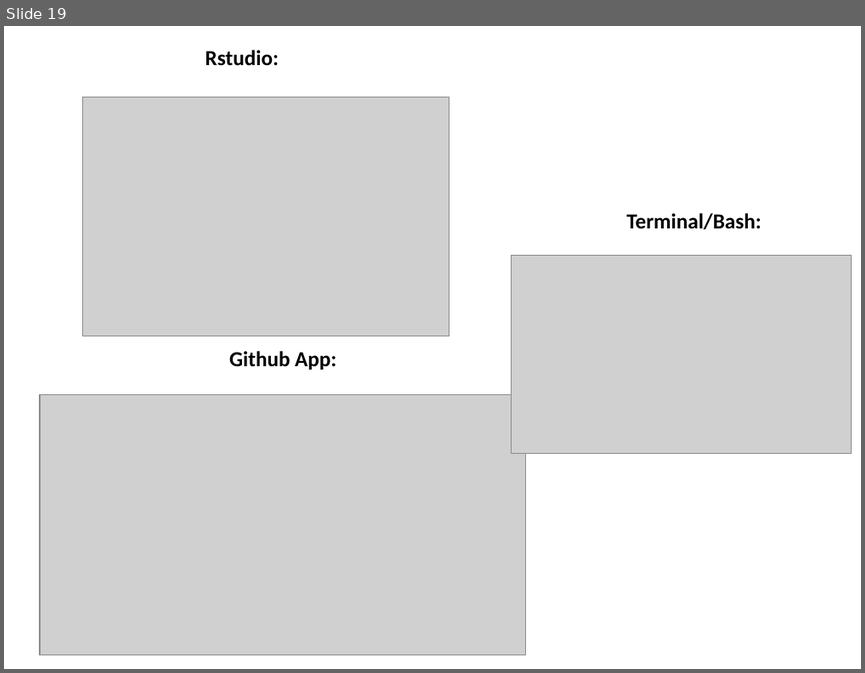
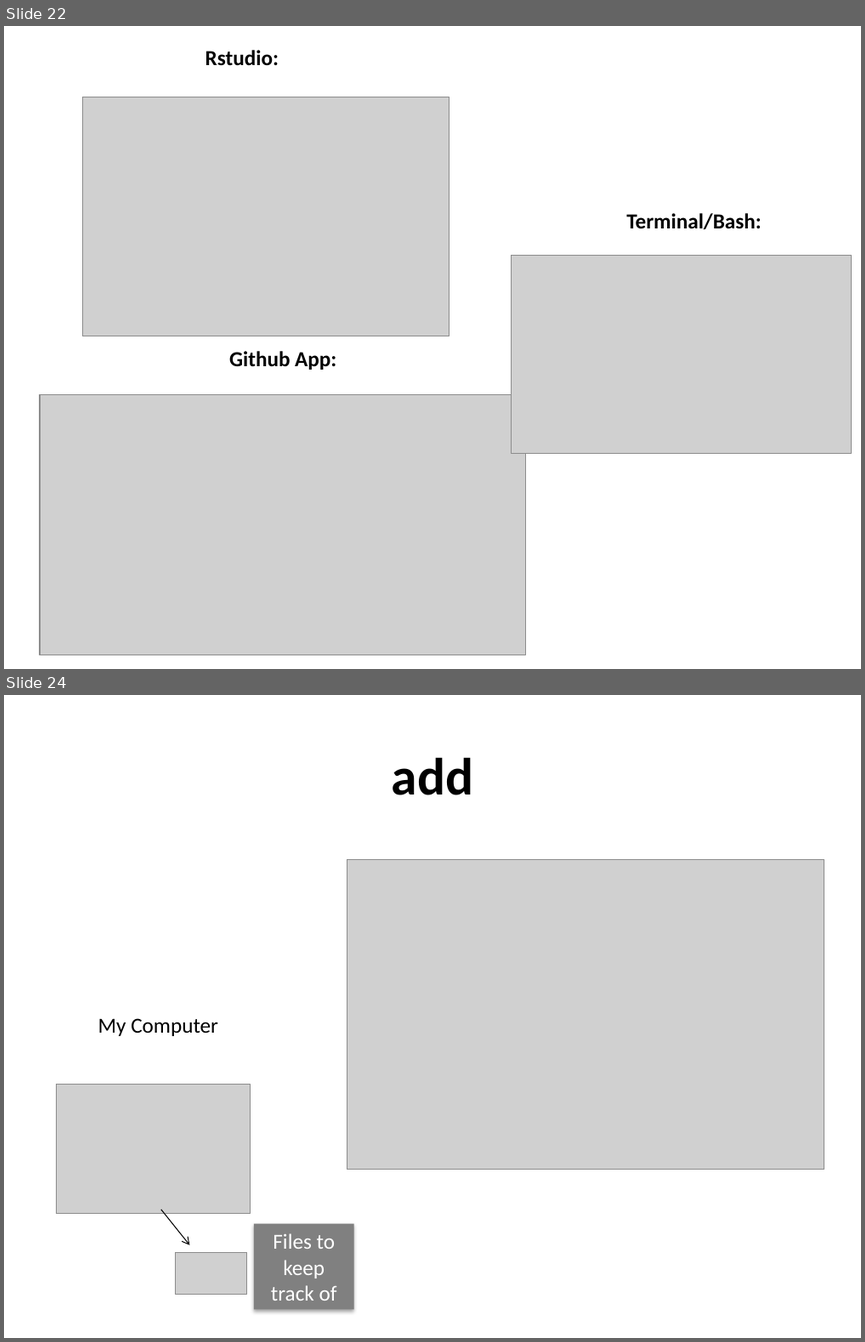
Before and after one commit to erindb/bootcamp, a slide deck: git_group1.pptx. Shown one above the other, each under a label of ours: slide 19 before the commit, slides 22 and 24 after it; the slides between them are not shown. The pictures are 865x673 and 865x1342 pixels, drawn with LibreOffice and Linux fonts; fonts in the diff are those of the drawing; grey boxes stand for pictures. Boxes give left, top, right and bottom in pixels: in the first picture for what was removed or moved away, otherwise in the second. Text is boxed around its words. In the diff, an @@ line names an element or a change of style, - is before the commit and + after.

```diff
--- a/git_group1.pptx
+++ b/git_group1.pptx
@@ slide 24 added at box(4, 695, 861, 1338), background #FFFFFF @@
@@ title added at box(392, 757, 473, 795), 44 pt, text #000000, bold @@
+add
@@ picture added at box(347, 860, 824, 1169) @@
@@ text added at box(98, 1018, 218, 1036), 18 pt, text #000000 @@
+My Computer
@@ picture added at box(56, 1084, 250, 1213) @@
@@ arrow added from (160, 1209) to (190, 1245), #000000 0.75 pt @@
@@ rectangle added at box(254, 1224, 354, 1310), fill #808080, 18 pt, text #FFFFFF @@
+Files to keep track of
@@ picture added at box(176, 1252, 246, 1294) @@
@@ what was slide 19 is now slide 22 @@
```
Also in this commit, not shown: 8 other slides added, 5 slides removed.
